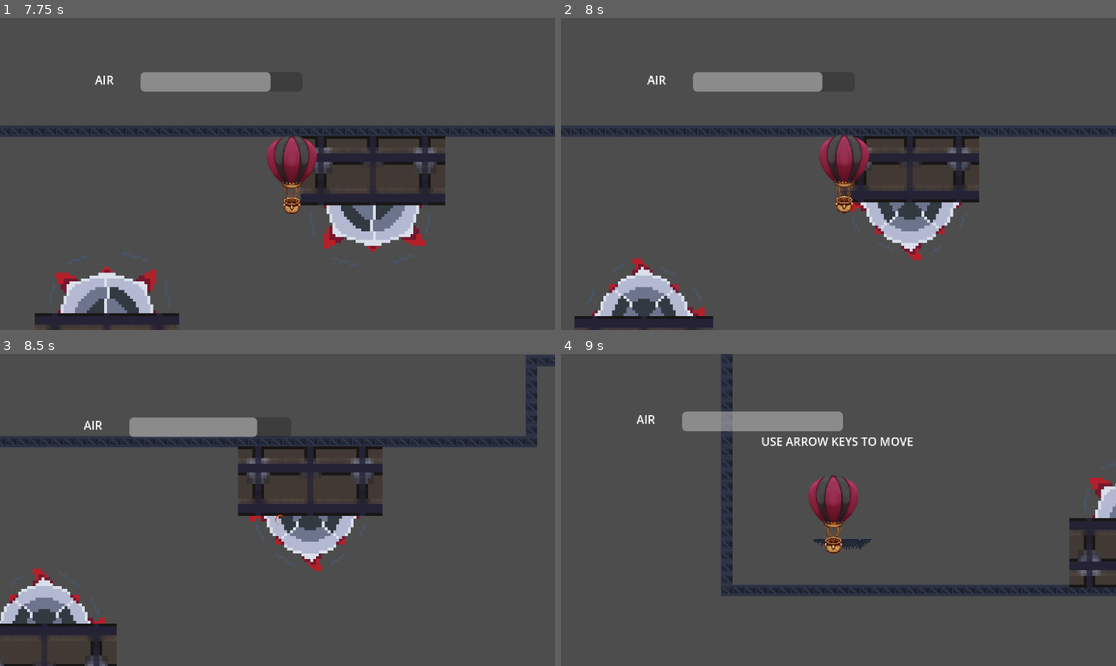
Above: before the commit, frames 1-4 (two rows, left to right).
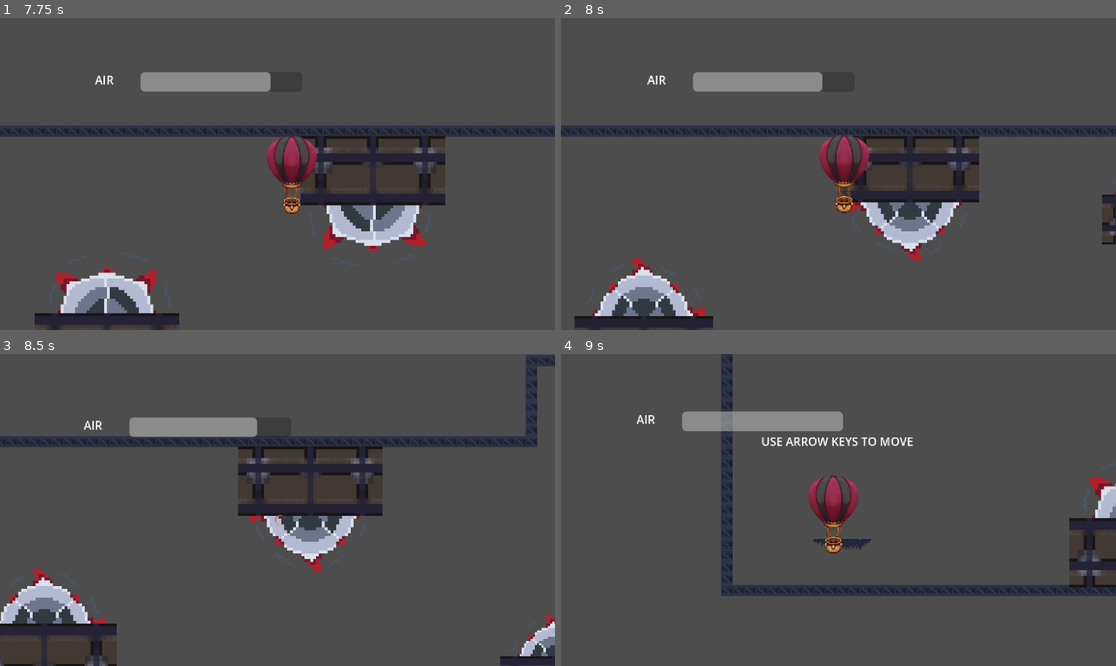
Above: after the commit, the same moments.

Repository: dylana62/balloon-game
Game: Godot game, scene res://scenes/game.tscn
Same seed, same stepped clock (60 frames per second), same inputs: the game is played once before the commit and once after it.
Inputs:
- Up to frame 1 (7.75 s): tap Enter (ui_accept) at 0.5, 0.77, 1.52, 3.02, 3.77, 4.52, 6.02, 6.77, 7.52 s; hold Up (ui_up) 0.53-2.03 s; hold Left (ui_left) 2.03-3.53 s; hold Down (ui_down) 3.53-4.28 s; hold Right (ui_right) 4.28-5.03 s; hold Up (ui_up) 5.03-5.78 s; hold Right (ui_right) from 5.78 s (still down)
- Up to frame 2 (8 s): keep holding Right (ui_right)
- Up to frame 3 (8.5 s): release Right (ui_right) at 8.03 s; hold Down (ui_down) from 8.03 s (still down)
- Up to frame 4 (9 s): release Down (ui_down) at 8.78 s; hold Left (ui_left) from 8.78 s (still down)

Frame 1 is identical in both runs. In frame 2, 0.3% of the frame differs, in the area x 97-100%, y 55-73%; in frame 3, 0.8%, in the area x 90-100%, y 83-100%; in frame 4, nothing differs.

Commit message:
Added script for smoother saw movement

Diff:
--- a/project.godot
+++ b/project.godot
@@ -15,10 +15,6 @@
 config/features=PackedStringArray("4.3", "Forward Plus")
 config/icon="res://icon.svg"
 
-[autoload]
-
-Music="*res://scenes/music.tscn"
-
 [rendering]
 
 textures/canvas_textures/default_texture_filter=0
--- a/scenes/game.tscn
+++ b/scenes/game.tscn
@@ -451,43 +451,6 @@
 physics_layer_0/collision_layer = 1
 sources/0 = SubResource("TileSetAtlasSource_5prmr")
 
-[sub_resource type="Animation" id="Animation_0it2g"]
-loop_mode = 2
-tracks/0/type = "value"
-tracks/0/imported = false
-tracks/0/enabled = true
-tracks/0/path = NodePath(".:position")
-tracks/0/interp = 1
-tracks/0/loop_wrap = true
-tracks/0/keys = {
-"times": PackedFloat32Array(0, 1),
-"transitions": PackedFloat32Array(1, 1),
-"update": 0,
-"values": [Vector2(1032, 216), Vector2(1033, -79)]
-}
-
-[sub_resource type="Animation" id="Animation_4w0jt"]
-resource_name = "move"
-loop_mode = 2
-tracks/0/type = "value"
-tracks/0/imported = false
-tracks/0/enabled = true
-tracks/0/path = NodePath(".:position")
-tracks/0/interp = 1
-tracks/0/loop_wrap = true
-tracks/0/keys = {
-"times": PackedFloat32Array(0, 1),
-"transitions": PackedFloat32Array(1, 1),
-"update": 0,
-"values": [Vector2(1109, 216), Vector2(1109, -72)]
-}
-
-[sub_resource type="AnimationLibrary" id="AnimationLibrary_kcftf"]
-_data = {
-"RESET": SubResource("Animation_0it2g"),
-"move": SubResource("Animation_4w0jt")
-}
-
 [sub_resource type="Animation" id="Animation_0oe2j"]
 length = 0.001
 tracks/0/type = "value"
@@ -605,16 +568,13 @@
 [node name="saw" parent="Saws" instance=ExtResource("4_bpucb")]
 position = Vector2(1032, 216)
 scale = Vector2(3, 3)
-
-[node name="AnimationPlayer" type="AnimationPlayer" parent="Saws/saw"]
-libraries = {
-"": SubResource("AnimationLibrary_kcftf")
-}
-autoplay = "move"
+MOVING = true
+MOVE_DISTANCE = Vector2(0, -300)
 
 [node name="saw4" parent="Saws" instance=ExtResource("4_bpucb")]
 position = Vector2(326, 156)
 scale = Vector2(4, 4)
+MOVE_DISTANCE = Vector2(0, 300)
 
 [node name="saw7" parent="Saws" instance=ExtResource("4_bpucb")]
 position = Vector2(1602, -19)
--- a/scenes/saw.tscn
+++ b/scenes/saw.tscn
@@ -1,6 +1,7 @@
-[gd_scene load_steps=9 format=3 uid="uid://bxc8ac2bna65d"]
+[gd_scene load_steps=10 format=3 uid="uid://bxc8ac2bna65d"]
 
 [ext_resource type="Texture2D" uid="uid://oe5jv451vk0b" path="res://assets/Meat Saw-Sheet.png" id="1_a202a"]
+[ext_resource type="Script" path="res://scripts/saw.gd" id="1_cajiy"]
 [ext_resource type="PackedScene" uid="uid://6jjvaaj3mdft" path="res://scenes/killzone.tscn" id="2_seaj8"]
 
 [sub_resource type="AtlasTexture" id="AtlasTexture_caekv"]
@@ -42,7 +43,8 @@
 [sub_resource type="CircleShape2D" id="CircleShape2D_epr0t"]
 radius = 18.2483
 
-[node name="Saw" type="Node2D"]
+[node name="Saw" type="Area2D"]
+script = ExtResource("1_cajiy")
 
 [node name="AnimatedSprite2D" type="AnimatedSprite2D" parent="."]
 sprite_frames = SubResource("SpriteFrames_s2kwr")
--- a/scripts/player.gd
+++ b/scripts/player.gd
@@ -4,10 +4,10 @@
 @onready var timer: Timer = $Timer
 @onready var sfx: AudioStreamPlayer2D = $AudioStreamPlayer2D
 
-const SPEED = 300.0
-const ACCEL = 2.0
+@export var SPEED = 300.0
+@export var ACCEL = 2.0
 const MAX_AIR = 100.0
-const AIR_LOSS = 2.0
+@export var AIR_LOSS = 2.0
 
 var input: Vector2
 var isDashing: bool = false
@@ -39,7 +39,6 @@
 
 
 func _physics_process(delta: float) -> void:
-
 	# Get the input direction and handle the movement/deceleration.
 	# As good practice, you should replace UI actions with custom gameplay actions.
 	var playerInput = get_input()
--- /dev/null
+++ b/scripts/saw.gd
@@ -0,0 +1,34 @@
+extends Node2D
+
+@export var MOVING: bool = false
+@export var MOVE_SPEED = 5
+@export var MOVE_DISTANCE: Vector2 = Vector2(0.0, 3.0)
+
+var start_position: Vector2
+var is_coming_back: bool
+var t: float = 0.0
+
+func _ready() -> void:
+	start_position = position
+	is_coming_back = false
+
+func _process(delta):
+	if !MOVING:
+		return
+
+	# MOVEMENT
+	if !is_coming_back:
+		position = lerp(position, start_position + MOVE_DISTANCE, MOVE_SPEED * delta)
+	else:
+		position = lerp(position, start_position, MOVE_SPEED * delta)
+
+	# TIME
+	t = lerp(t, 1.0, MOVE_SPEED * delta)
+
+	if t > 0.99:
+		t = 0.0
+
+		if !is_coming_back:
+			is_coming_back = true
+		else:
+			is_coming_back = false
Not shown: 1 places in scenes/game.tscn that only renumber resources
